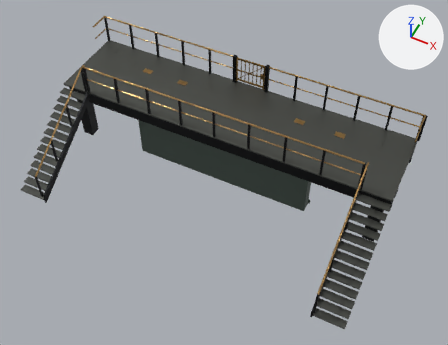
Two versions of the glTF model game/assets/models/bridge.glb, one commit apart.
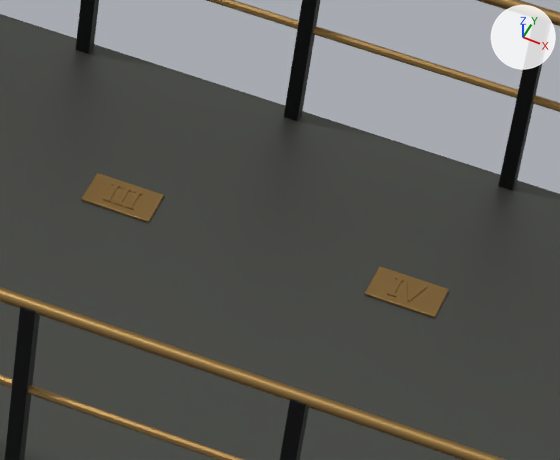
The first picture shows the older version from a 50 mm camera at (6.64, -27.32, 16.63) aimed at (0.56, -15.16, 1.43). The close-ups show the older and then the newer version on the part from 63% to 81% of the width and 27% to 46% of the height of that picture. Only the edits that show in the close-ups are written down. Every picture has the same lights, and +X, +Y and +Z are marked at upper right. Vertices at exactly the same position are counted once.

In view in the first close-up: 'bridge_deck', 'bridge_frame', 'bridge_rail'.
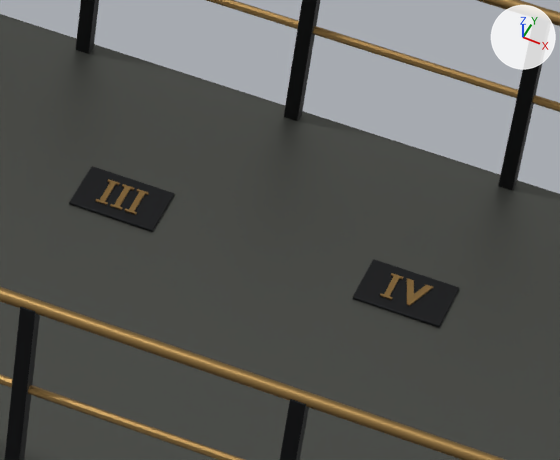
What changed in the scene script:
```text
Change me_bridge_frame:
    used by ob_bridge_frame; location = (0.0, 0.0, 0.0)
    remove me_bridge_frame.from_pydata(...)  # 2552 vertices, 4260 faces; spans x -5.9..5.95, y -18.03..-11.89, z 0.0..3.6
    add me_bridge_frame.from_pydata(...)  # 2648 vertices, 4436 faces; spans x -5.9..5.95, y -18.03..-11.89, z 0.0..3.6
    me_bridge_frame part 1: the loose piece of 24 vertices spanning x 1.74..1.82, y -14.5..-12.0, z 2.15..2.44 is copied, and the copy is scaled about its middle by (5.38, 0.111, 0.0349), then moved by (0.42, 0.34, 0.21); it spans x 1.99..2.41, y -13.05..-12.77, z 2.5..2.51
    me_bridge_frame part 2: the loose piece of 24 vertices spanning x 4.12..4.2, y -14.5..-12.0, z 2.15..2.44 is copied, and the copy is scaled about its middle by (5.38, 0.111, 0.0349), then moved by (-0.56, 0.34, 0.21); it spans x 3.39..3.81, y -13.05..-12.77, z 2.5..2.51
    other edits to the shape of me_bridge_frame do not show in these pictures
Change me_bridge_rail:
    used by ob_bridge_rail; location = (0.0, 0.0, 0.0)
    remove me_bridge_rail.from_pydata(...)  # 655 vertices, 1135 faces; spans x -5.91..5.91, y -18.02..-11.97, z 1.3..3.58
    add me_bridge_rail.from_pydata(...)  # 559 vertices, 959 faces; spans x -5.91..5.91, y -18.02..-11.97, z 1.3..3.58
    me_bridge_rail part 3: the loose piece of 36 vertices spanning x 3.52..3.57, y -12.96..-12.84, z 2.51..2.52 is scaled about its middle by (1.34, 1.33, 1.39), then moved by (-1.42, -0.01, 0.0)
    me_bridge_rail part 4: the loose piece of 21 vertices spanning x 3.58..3.68, y -12.96..-12.84, z 2.51..2.52 is deleted
    me_bridge_rail part 5: 91 vertices moved from x 2.12..2.28, y -12.96..-12.84, z 2.51..2.52 to x 2.17..3.7, y -12.99..-12.83, z 2.51..2.52; 61 vertices removed from x 2.03..3.77, y -13.0..-12.8, z 2.5..2.52; 34 vertices added at x 2.17..3.7, y -12.99..-12.83, z 2.51..2.52
    other edits to the shape of me_bridge_rail do not show in these pictures
```

Changed parts and their boxes (x1, y1, x2, y2) in the close-ups (560 x 460 px; the box of a moved part takes in the faces that stretch with it):
part 1 of me_bridge_frame, added (black)
    after: (69, 166, 175, 232)
part 2 of me_bridge_frame, added (black)
    after: (353, 259, 460, 327)
part 3 of me_bridge_rail, moved or reshaped
    before: (387, 277, 405, 297)
    after: (95, 179, 120, 205)
part 4 of me_bridge_rail, deleted
    before: (407, 281, 427, 301)
part 5 of me_bridge_rail, moved or reshaped
    before: (81, 173, 449, 318)
    after: (110, 184, 432, 305)
